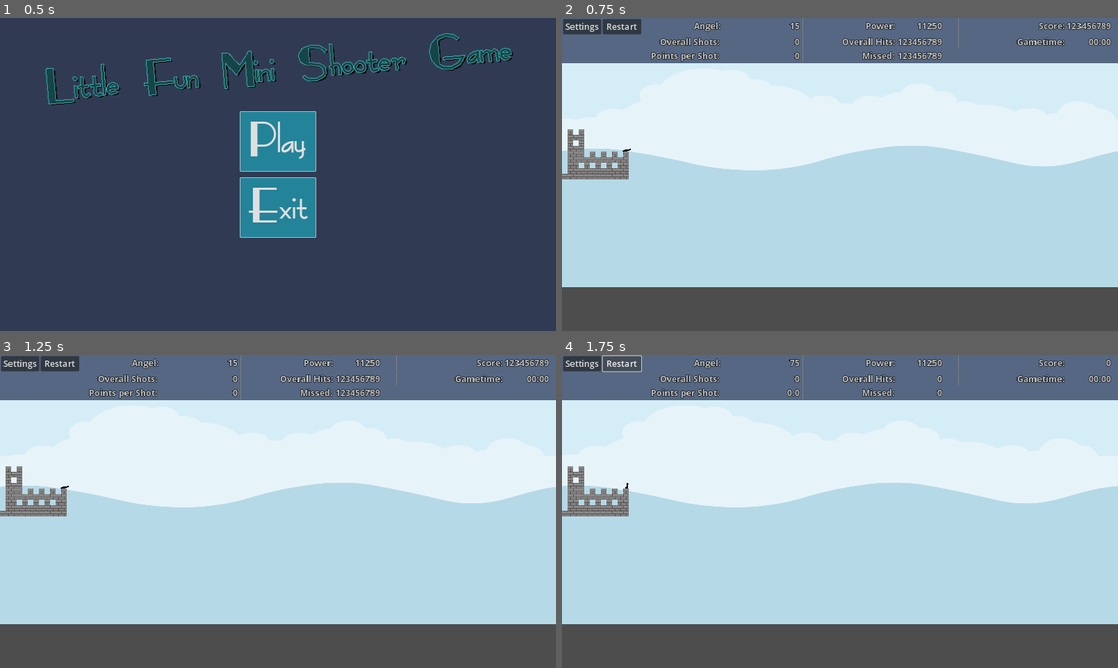
Above: before the commit, frames 1-4 (two rows, left to right).
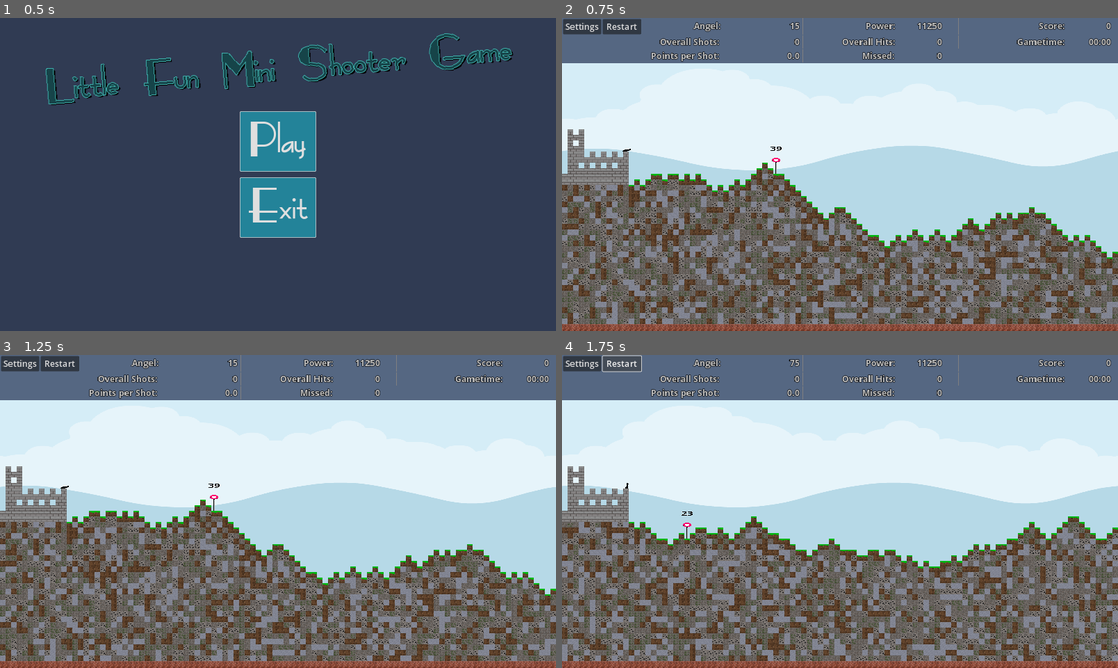
Above: after the commit, the same moments.

Repository: Coding-4Fun/Just4Fun_Mini_Shootergame
Game: Godot game, scene res://UI/MainMenuUI/MainMenuUI.tscn
Same seed, same stepped clock (60 frames per second), same inputs: the game is played once before the commit and once after it.
Inputs:
- Up to frame 1 (0.5 s): no input
- Up to frame 2 (0.75 s): click "Play" at 0.5 s
- Up to frame 3 (1.25 s): no input
- Up to frame 4 (1.75 s): click "Restart" at 1.25 s

Frame 1 is identical in both runs. In frame 2, 38% of the frame differs, in the area x 0-100%, y 1-100%; in frame 3, 38%; in frame 4, 40%, in the area x 0-100%, y 50-100%.
Error before the commit: Parse Error: Expected indented block after function declaration. (res://MainGameScene/MainGame.gd:17)

Commit message:
Fix: Intendation

Diff:
--- a/MainGameScene/MainGame.gd
+++ b/MainGameScene/MainGame.gd
@@ -16,39 +16,39 @@
 
 func _ready():
 #	print("Main: _ready()")
-if !Preloads.UIMain.is_connected("UIResetGame", self._on_UI_ResetGame):
-		var _cn = Preloads.UIMain.connect("UIResetGame", self._on_UI_ResetGame)
+    if !Preloads.UIMain.is_connected("UIResetGame", self._on_UI_ResetGame):
+        var _cn = Preloads.UIMain.connect("UIResetGame", self._on_UI_ResetGame)
 
 
 #	var tmp = connect("CannonReset", Preloads.cannonLeft, "_reset_CannonPower")
 #	if (tmp) != OK:
 #		print("Connect MainGame::_ready() -> Connect to CannonReset Fehlgeschlagen: %s" % tmp)
 
-	Preloads.Map.generate_world_tilemap_base()
+    Preloads.Map.generate_world_tilemap_base()
 
 
 func _enter_tree() -> void:
-	# Player Node's
-	Preloads.PlayerRootNode = get_node("Players")
-	Preloads.PlayerLeft = find_child("Player1")
-	Preloads.PlayerRight = find_child("Player2")
-	Preloads.PlayerShots = find_child("Shots")
+    # Player Node's
+    Preloads.PlayerRootNode = get_node("Players")
+    Preloads.PlayerLeft = find_child("Player1")
+    Preloads.PlayerRight = find_child("Player2")
+    Preloads.PlayerShots = find_child("Shots")
 
-	## UI
-	Preloads.UIMain = find_child("InGameUI")
+    ## UI
+    Preloads.UIMain = find_child("InGameUI")
 
-	## Dummy Gruppen Node
-	Preloads.DummyTargetGroup = find_child("DummyTargets")
+    ## Dummy Gruppen Node
+    Preloads.DummyTargetGroup = find_child("DummyTargets")
 
-	## TileMap
-	Preloads.Map = find_child("TerrainMap")
+    ## TileMap
+    Preloads.Map = find_child("TerrainMap")
 
 
 func _on_MainGame_ready() -> void:
 #	add_cannon_left()
-	GSM.gameWin = -1
-	SignalBus.emit_signal("CreateAndAddNewTarget")
-	pass
+    GSM.gameWin = -1
+    SignalBus.emit_signal("CreateAndAddNewTarget")
+    pass
 
 
 #func add_cannon_left(pos:Vector2 = Vector2.INF):
@@ -66,14 +66,14 @@
 
 func _on_UI_ResetGame() -> void:
 #	print("Main: UIResetGame_Signal")
-	GSM.gameWin = -1
-	GSM.GameTimer.stop()
-	GSM.GameTimerTimeElapsed = 0
-	GSM.GameTimeTextLabel.text = "00:00"
-	get_tree().call_group("Dummy", "queue_free")
-	get_tree().call_group("Shoots", "queue_free")
-	Preloads.Map.generate_world_tilemap_base()
-	SignalBus.emit_signal("CreateAndAddNewTarget")
+    GSM.gameWin = -1
+    GSM.GameTimer.stop()
+    GSM.GameTimerTimeElapsed = 0
+    GSM.GameTimeTextLabel.text = "00:00"
+    get_tree().call_group("Dummy", "queue_free")
+    get_tree().call_group("Shoots", "queue_free")
+    Preloads.Map.generate_world_tilemap_base()
+    SignalBus.emit_signal("CreateAndAddNewTarget")
 
 
 #func update_trajectory():
